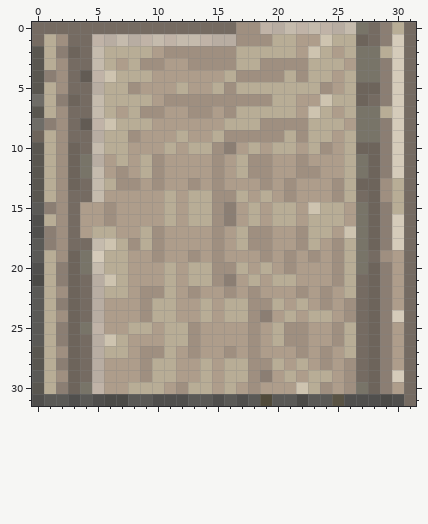
File history of a pixel-art sprite, PezVenture-android/assets/textures/stone_wall_vertical.png. The picture above is the old version.
The file is 32x32 pixels. Colours within 5 levels of each other are drawn and written as one.
After:
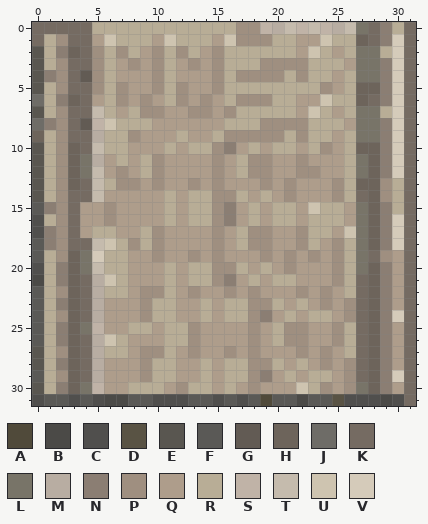
Palette (. is transparent): A #504a3a  B #4b4a47  C #504f4d  D #595344  E #595650  F #5a5956  G #625b54  H #6d645b  J #6e6c67  K #756b62  L #787468  M #b8ada2  N #8b7e73  P #9f8f80  Q #ae9d8b  R #b8ad96  S #c0b3a7  T #c5bbad  U #cec4b0  V #d5cbba
The author wrote: fixed horizontal and vertical wall texture.
The edit:
Colour M becomes colour P in row 5 at x 5.
Colour Q becomes colour P in row 2 at x 10; in row 4 at x 10 and 15; in row 5 at x 10.
Colour R becomes colour P in row 2 at x 7; in row 3 at x 8; in row 5 at x 7, 12 and 15; in row 6 at x 7 and 9.
Colour S becomes colour P in row 4 at x 5.
Colour T becomes colour P in rows 2 to 3 at x 5.
Colour M becomes colour Q in row 1 at x 15.
Colour P becomes colour Q in row 2 at x 14; in row 3 at x 9 and 14; in row 5 at x 8; in row 6 at x 13 and 15.
Colour R becomes colour Q in row 2 at x 9; in row 4 at x 7 to 9; in row 6 at x 8.
Colour S becomes colour Q in row 1 at x 5.
Colour T becomes colour Q in row 1 at x 10; in row 6 at x 5.
Colour K becomes colour R in row 0 at x 5 to 16.
Colour M becomes colour R in row 1 at x 8.
Colour P becomes colour R in row 2 at x 11, 13 and 16; in row 3 at x 16; in row 5 at x 16; in row 6 at x 11 and 16.
Colour Q becomes colour R in rows 3 to 5 at x 11.
Colour S becomes colour R in row 1 at x 9 and 14.
Colour T becomes colour R in row 1 at x 7 and 12 to 13.
Colour U becomes colour R in row 4 at x 6.
Colour M becomes colour U in row 1 at x 6 and 16.
Colour S becomes colour U in row 1 at x 11.
